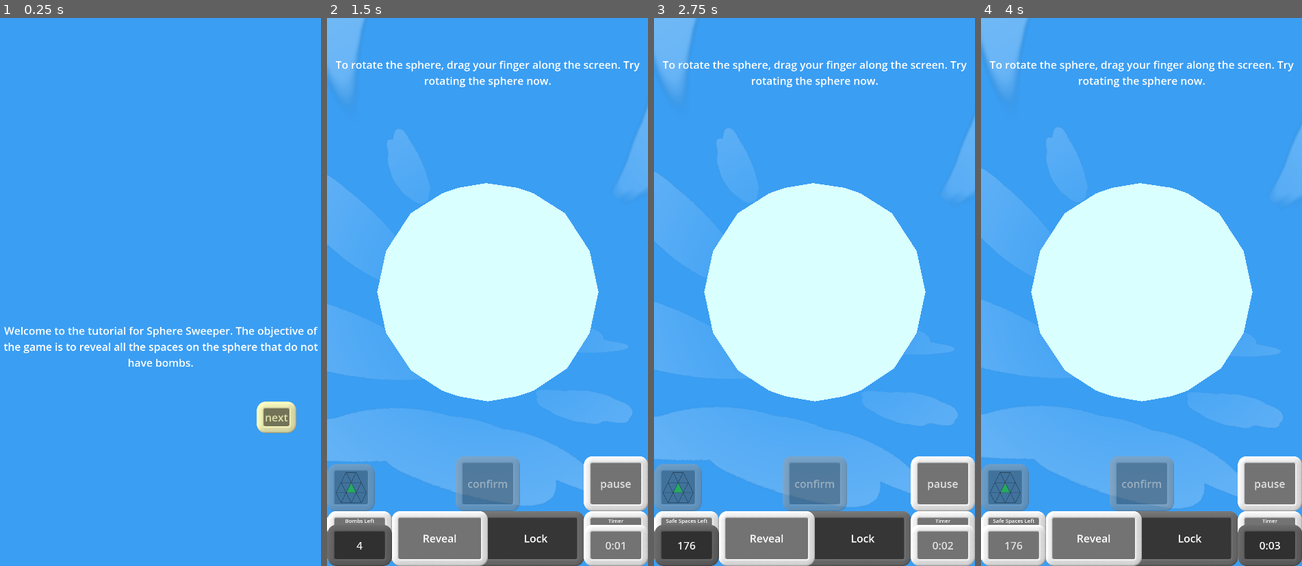
Above: before the commit, frames 1-4 (left to right).
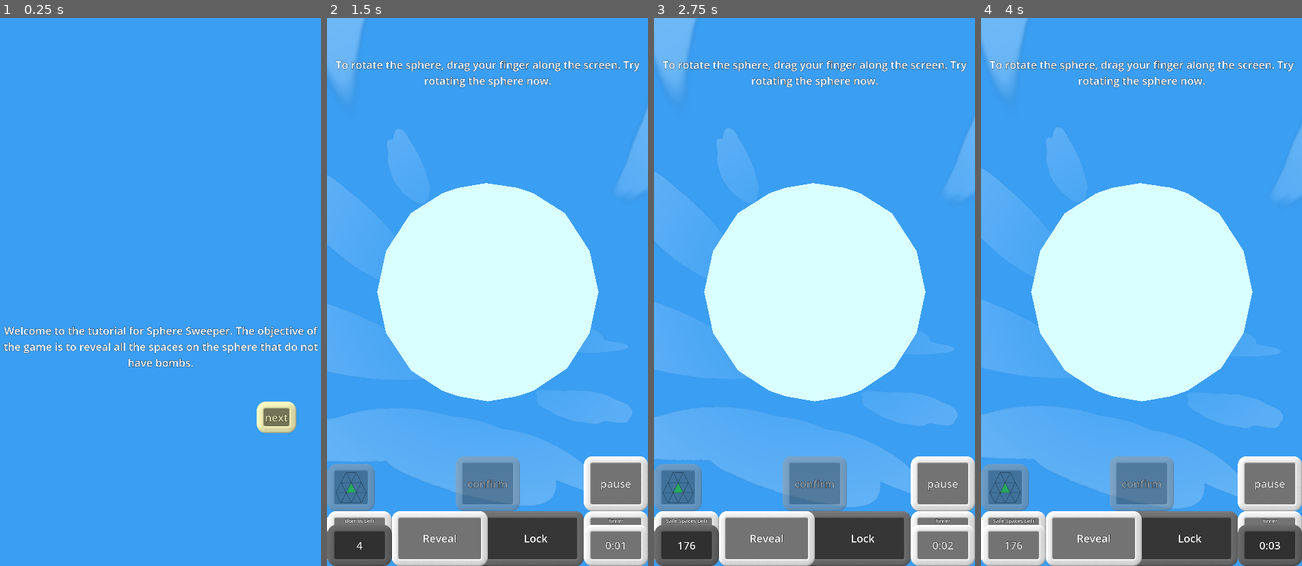
Above: after the commit, the same moments.

Repository: WalynC/sphereSweeperGodot
Game: Godot game, scene res://mainScenes/tutorial.tscn
Same seed, same stepped clock (60 frames per second), same inputs: the game is played once before the commit and once after it. This scene is started directly instead of the project's main scene. Sound files missing from this copy of the repository are replaced by a short silence.
Inputs:
- Up to frame 1 (0.25 s): no input
- Up to frame 2 (1.5 s): click "next" at 0.5 s; click "176" at 1.25 s
- Up to frame 3 (2.75 s): click "4" at 2 s
- Up to frame 4 (4 s): click "0:02" at 2.75 s; click "3" at 3.5 s

The runs differ from the first frame. In frame 1, 1.0% of the frame differs, in the area x 1-100%, y 56-74%; in frame 2, 0.9%; in frame 3, 0.9%; in frame 4, 0.9%.

Commit message:
Text now has outlines to be more clear

Diff:
--- a/visualThemes/dayVisualTheme/dayTheme.tres
+++ b/visualThemes/dayVisualTheme/dayTheme.tres
@@ -6,10 +6,14 @@
 [ext_resource type="StyleBox" uid="uid://dyyvms48jutj5" path="res://visualThemes/dayVisualTheme/Day_pressedStyleBox.tres" id="4_iatxw"]
 
 [resource]
+Button/colors/font_outline_color = Color(0, 0, 0, 1)
+Button/constants/outline_size = 3
 Button/font_sizes/font_size = 40
 Button/styles/disabled = ExtResource("1_1p4wx")
 Button/styles/hover = ExtResource("2_cunrk")
 Button/styles/normal = ExtResource("3_o2434")
 Button/styles/pressed = ExtResource("4_iatxw")
+Label/colors/font_outline_color = Color(0, 0, 0, 1)
+Label/constants/outline_size = 3
 Label/font_sizes/font_size = 40
 Panel/styles/panel = ExtResource("3_o2434")
--- a/visualThemes/nightVisualTheme/nightTheme.tres
+++ b/visualThemes/nightVisualTheme/nightTheme.tres
@@ -3,11 +3,15 @@
 [ext_resource type="StyleBox" uid="uid://c213432vcecjo" path="res://visualThemes/nightVisualTheme/buttonStylebox.tres" id="1_s87gc"]
 
 [resource]
+Button/colors/font_outline_color = Color(0, 0, 0, 1)
+Button/constants/outline_size = 3
 Button/font_sizes/font_size = 40
 Button/styles/disabled = ExtResource("1_s87gc")
 Button/styles/focus = ExtResource("1_s87gc")
 Button/styles/hover = ExtResource("1_s87gc")
 Button/styles/normal = ExtResource("1_s87gc")
 Button/styles/pressed = ExtResource("1_s87gc")
+Label/colors/font_outline_color = Color(0, 0, 0, 1)
+Label/constants/outline_size = 3
 Label/font_sizes/font_size = 40
 Panel/styles/panel = ExtResource("1_s87gc")
